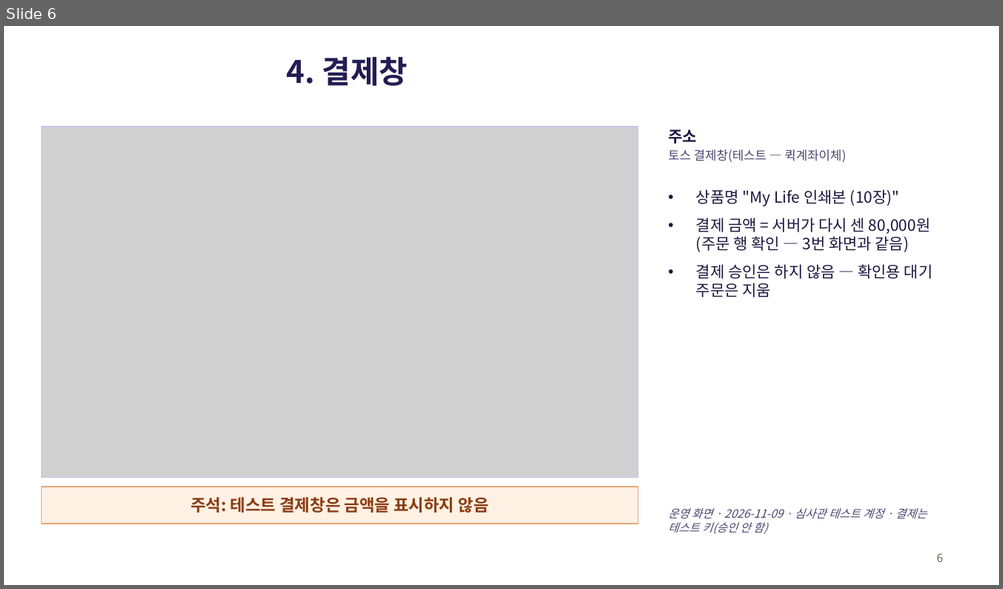
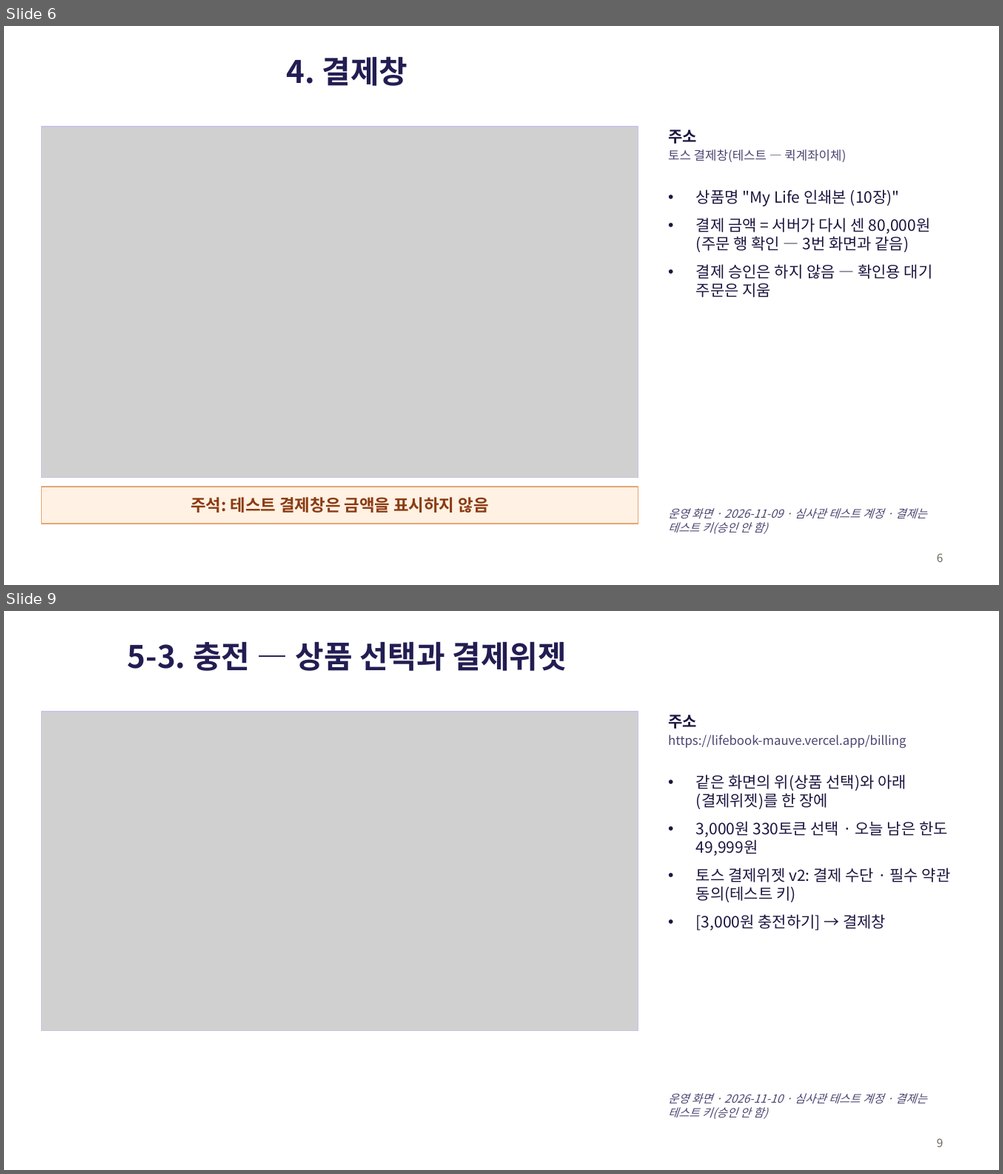
Before and after one commit to sml122900/lifebook, a slide deck: docs/toss/lifebook-결제경로.pptx. Shown one above the other, each under a label of ours: slide 6 before the commit, slides 6 and 9 after it; the slides between them are not shown. The pictures are 1003x589 and 1003x1174 pixels, drawn with LibreOffice and Linux fonts; fonts in the diff are those of the drawing; grey boxes stand for pictures. Boxes give left, top, right and bottom in pixels: in the first picture for what was removed or moved away, otherwise in the second. Text is boxed around its words. In the diff, an @@ line names an element or a change of style, - is before the commit and + after.

```diff
--- a/docs/toss/lifebook-결제경로.pptx
+++ b/docs/toss/lifebook-결제경로.pptx
@@ slide 9 added at bbox=[4, 611, 999, 1170], background #FFFFFF @@
@@ title added at bbox=[128, 641, 566, 671], 30 pt, text #221D52, bold @@
+5-3. 충전 — 상품 선택과 결제위젯
@@ picture added at bbox=[41, 712, 638, 1031] @@
@@ rectangle added at bbox=[41, 712, 638, 1031], outline #C9C3E8 1 pt @@
@@ text added at bbox=[668, 715, 950, 931], 15 pt, text #1B1640 @@
+주소
+https://lifebook-mauve.vercel.app/billing
+• 같은 화면의 위(상품 선택)와 아래(결제위젯)를 한 장에
+• 3,000원 330토큰 선택 · 오늘 남은 한도 49,999원
+• 토스 결제위젯 v2: 결제 수단 · 필수 약관 동의(테스트 키)
+• [3,000원 충전하기] → 결제창
@@ text added at bbox=[668, 1093, 927, 1119], 11 pt, text #4A4470, italic @@
+운영 화면 · 2026-11-10 · 심사관 테스트 계정 · 결제는 테스트 키(승인 안 함)
@@ page number added at bbox=[936, 1139, 943, 1147], 11 pt, text #6E655B @@
+9
```
Also in this commit, not shown: 3 other slides added, 2 other files.
